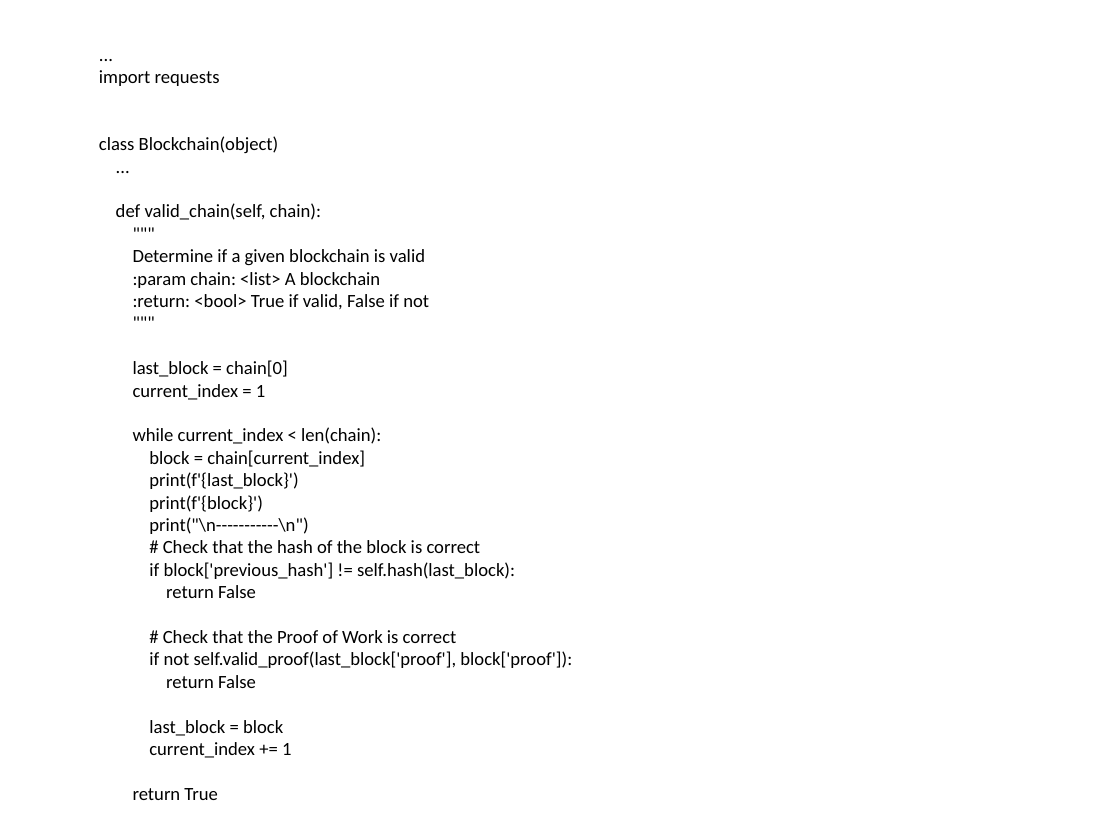
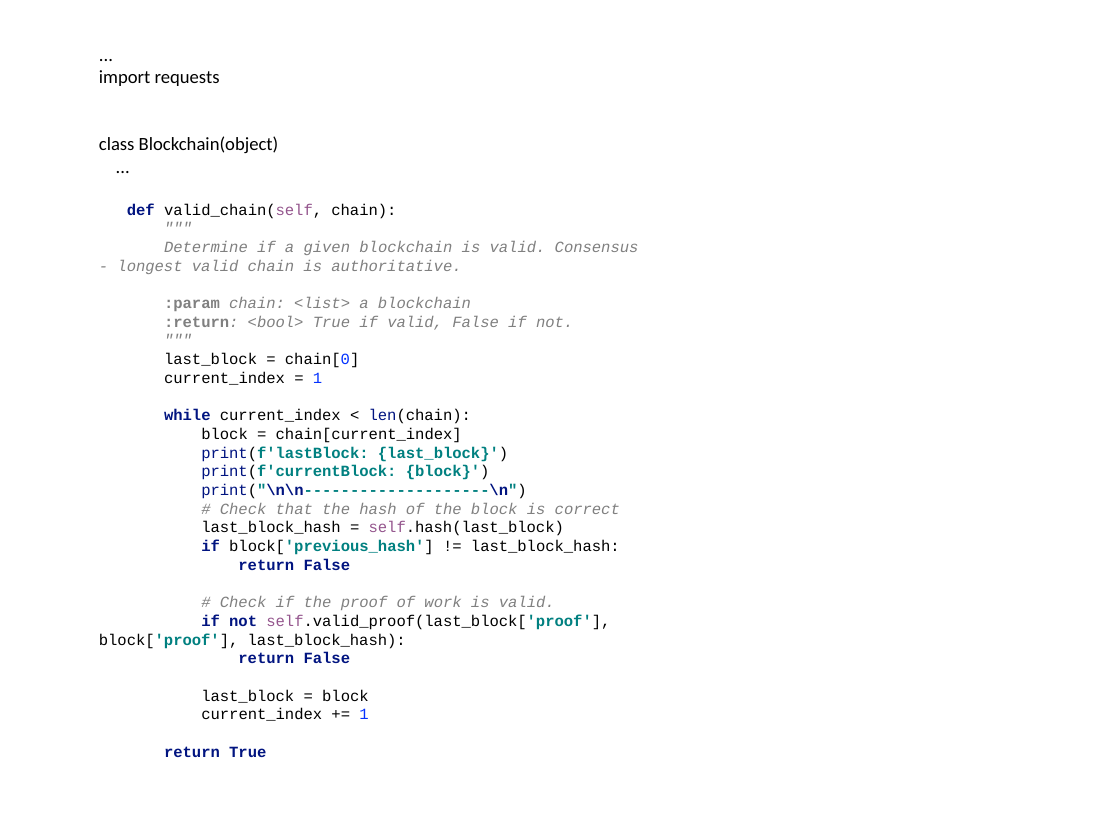
Before and after one commit to pkankipati/myblockchain, a slide deck: slide 49 of docs/Build a private blockchain.pptx (slide 48 before the commit). Drawn at 1120x840 pixels with LibreOffice and Linux fonts; fonts in the diff are those of the drawing. Boxes give left, top, right and bottom in pixels: in the first picture for what was removed or moved away, otherwise in the second. Text is boxed around its words. In the diff, an @@ line names an element or a change of style, - is before the commit and + after.

Commit message:
corrections

```diff
--- a/docs/Build a private blockchain.pptx
+++ b/docs/Build a private blockchain.pptx
@@ text at [127, 203, 620, 757]: size 12 to 10 pt, font Calibri to Courier New in "def valid_chain(self, chain):", """"", """"", "last_block = chain[0]" and 9 more places; text colour #000000 to #011480 in "def", "while len(chain):", "return False", "return False" and 1 more places; text colour #000000 to #94558D in "valid_chain(self,"; bold on in "def", "while", "return False", "return False" and 1 more places; text colour #000000 to #808080, italic on in """"", """"", "# Check that the hash of the ..."; text colour #000000 to #0432FF in "chain[0]", "1", "1"; list level 1 to 2 in "def valid_chain(self, chain):"; list level 1 to 2 in """""; list level 1 to 2 in "last_block = chain[0]"; list level 1 to 2 in "current_index = 1"; list level 1 to 2 in "while current_index < len(chain):"; list level 1 to 2 in "block = chain[current_index]"; list level 1 to 2 in "# Check that the hash ..."; list level 1 to 2 in "return False"; list level 1 to 2 in "last_block = block"; list level 1 to 2 in "current_index += 1"; list level 1 to 2 in "return True" @@
@@ text at [117, 241, 639, 330]: text changed; size 12 to 10 pt; font Calibri to Courier New; text colour #000000 to #808080; italic on @@
-Determine if a given blockchain is valid
-:param chain: <list> A blockchain
-:return: <bool> True if valid, False if not
+  Determine if a given blockchain is valid. Consensus - longest valid chain is authoritative.
+  :param chain: <list> a blockchain
+  :return: <bool> True if valid, False if not.
@@ text at [201, 446, 526, 499]: text changed; size 12 to 10 pt; font Calibri to Courier New; text colour #000000 to #008080; bold on @@
-print(f'{last_block}')
-print(f'{block}')
-print("\n-----------\n")
+  print(f'lastBlock: {last_block}')
+  print(f'currentBlock: {block}')
+  print("\n\n--------------------\n")
@@ text at [201, 521, 620, 555]: text changed; size 12 to 10 pt; font Calibri to Courier New @@
-if block['previous_hash'] != self.hash(last_block):
+  last_block_hash = self.hash(last_block)
+  if block['previous_hash'] != last_block_hash:
@@ text at [99, 596, 610, 649]: text changed; size 12 to 10 pt; font Calibri to Courier New @@
-# Check that the Proof of Work is correct
-if not self.valid_proof(last_block['proof'], block['proof']):
+  # Check if the proof of work is valid.
+  if not self.valid_proof(last_block['proof'], block['proof'], last_block_hash):
```
Also in this commit, not shown: 21 other slides changed, 2 slides added, 1 other file.
